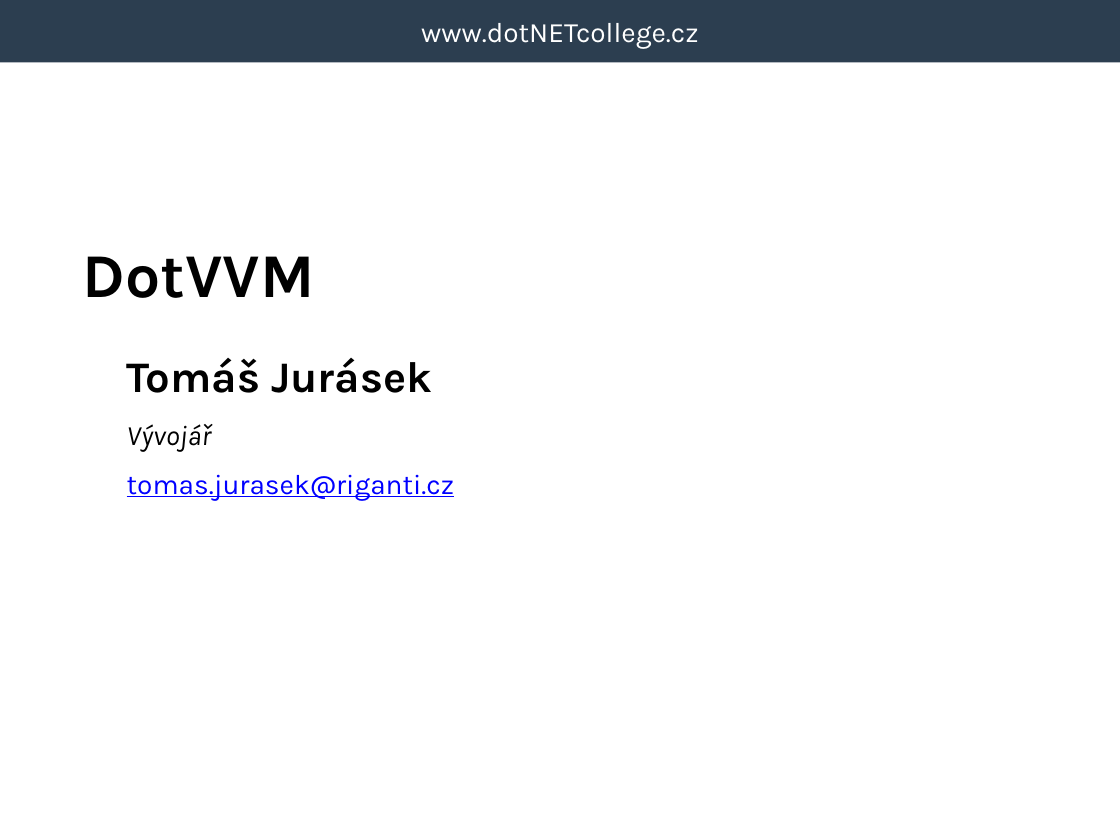
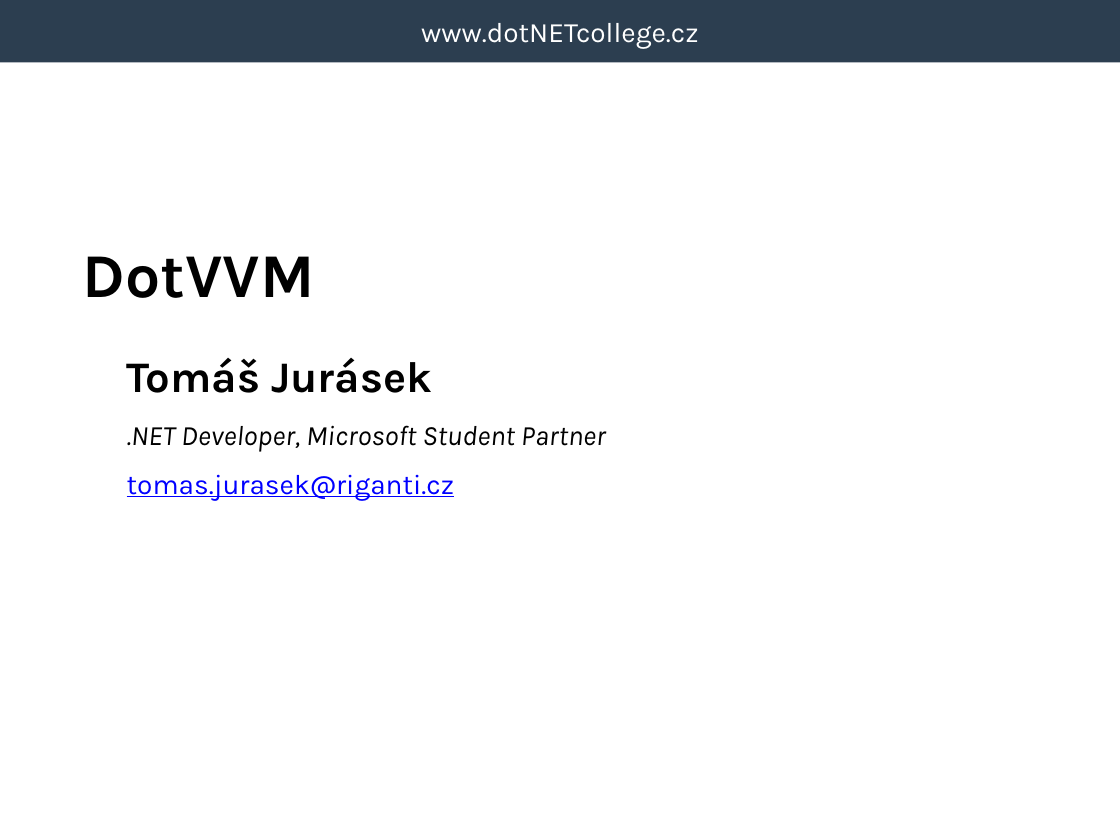
Before and after one commit to tomasjurasek/presentations, a slide deck: slide 1 of dotvvm/DotVVM.pptx. Drawn at 1120x840 pixels with LibreOffice and Linux fonts; fonts in the diff are those of the drawing; background and template pictures are left out. Boxes give left, top, right and bottom in pixels: in the first picture for what was removed or moved away, otherwise in the second. Text is boxed around its words. In the diff, an @@ line names an element or a change of style, - is before the commit and + after.

```diff
--- a/dotvvm/DotVVM.pptx
+++ b/dotvvm/DotVVM.pptx
@@ text at [127,425,606,452]: text changed @@
-Vývojář
+.NET Developer, Microsoft Student Partner
```
Also in this commit, not shown: 3 slides added, 1 slide removed, 10 other files.
